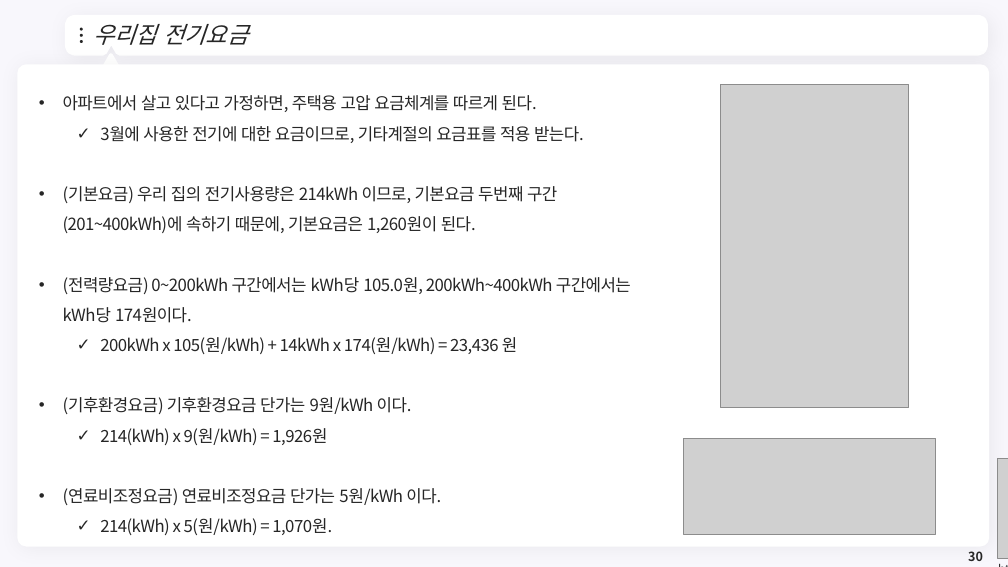
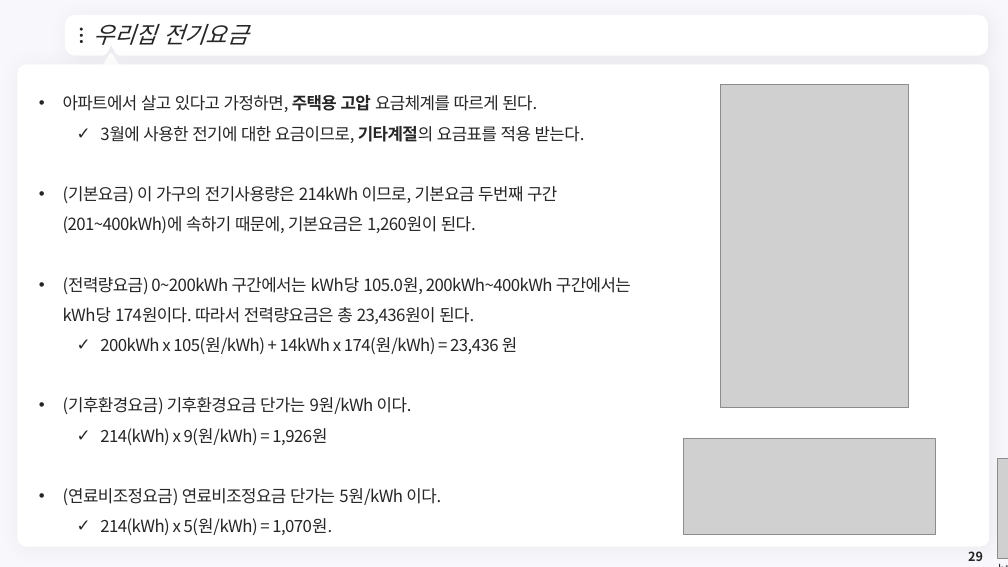
Before and after one commit to meandthey/Teaching, a slide deck: slide 29 of 에너지경제학/자원에너지경제학_Chapter_1.pptx (slide 30 before the commit). Drawn at 1008x567 pixels with LibreOffice and Linux fonts; fonts in the diff are those of the drawing; grey boxes stand for pictures; background and template pictures are left out. Boxes give left, top, right and bottom in pixels: in the first picture for what was removed or moved away, otherwise in the second. Text is boxed around its words. In the diff, an @@ line names an element or a change of style, - is before the commit and + after.

```diff
--- a/에너지경제학/자원에너지경제학_Chapter_1.pptx
+++ b/에너지경제학/자원에너지경제학_Chapter_1.pptx
@@ text at (63,95,585,143): bold on in "주택용 고압", "기타계절의" @@
@@ text at (63,186,631,324): text changed @@
-• (기본요금) 우리 집의 전기사용량은 214kWh 이므로, 기본요금 두번째 구간 (201~400kWh)에 속하기 때문에, 기본요금은 1,260원이 된다.
-• (전력량요금) 0~200kWh 구간에서는 kWh당 105.0원, 200kWh~400kWh 구간에서는 kWh당 174원이다.
+• (기본요금) 이 가구의 전기사용량은 214kWh 이므로, 기본요금 두번째 구간 (201~400kWh)에 속하기 때문에, 기본요금은 1,260원이 된다.
+• (전력량요금) 0~200kWh 구간에서는 kWh당 105.0원, 200kWh~400kWh 구간에서는 kWh당 174원이다. 따라서 전력량요금은 총 23,436원이 된다.
@@ page number at (968,551,983,561): text changed @@
-30
+29
```
Also in this commit, not shown: 6 other slides changed, 1 slide added, 1 slide removed.
